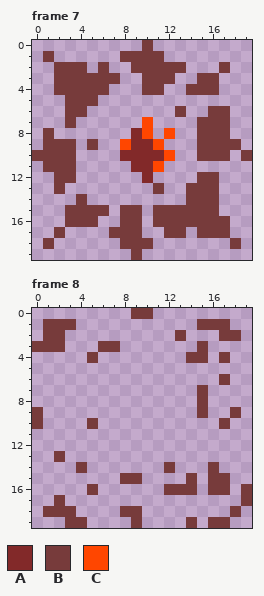
Pixel-art file -- Player/jetpacker.aseprite. Above is the file before it was changed.
20x20 pixels, 9 frames. Shown: frame 7, frame 8. The commit also changed other frames, which this record leaves out.
Visible layers, top first: "Layer 1", "jetpack".
Palette (. is transparent): A #822929  B #773b3b  C #ff4600
Pixels before, frame 7, first column x 0:
 0 ..........B.........
 1 .B......BBBB........
 2 ..BBB.B..BBBBB...B..
 3 ..BBBBBB..BBB..BB...
 4 ..BBBBB...BB..BBB...
 5 ...BBB..............
 6 ...BB........B..BB..
 7 ...B......C....BBB..
 8 .B.......AC.C..BBB..
 9 .BBB.B..CAAC...BBBB.
10 BBBB....AAAAC..BBB.B
11 .BBB.....AAC........
12 ..BB......A....BB...
13 ..B........B..BBB...
14 ....B.........BBB...
15 ...BBBB.BB.BBBBBB...
16 ...BBB..BB.BBBBBBB..
17 ..B....BBB..BB.BBB..
18 .B......BBB.......B.
19 .........B..........
Pixels before, frame 8, first column x 0:
 0 .........BB.........
 1 .BBB...........BBB..
 2 .BB..........B...BB.
 3 BBB...BB.......B....
 4 .....B........BB.B..
 5 ....................
 6 .................B..
 7 ...............B....
 8 ...............B....
 9 B..............B..B.
10 B....B...........B..
11 ....................
12 ....................
13 ..B.................
14 ....B.......B...B...
15 ........BB....B.BB..
16 .....B......BBB.BB.B
17 ..B................B
18 .BBB....BB........B.
19 ...BB....B....B.BB..
Now the later version:
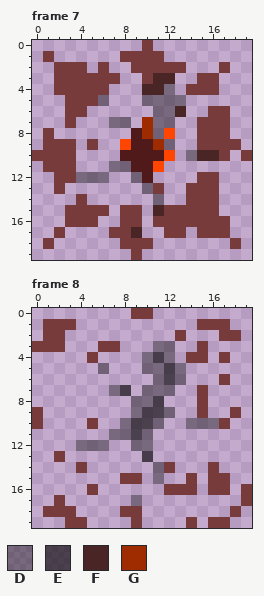
Colours new in this view: D #00000061  E #0000009d  F #4a2525  G #9e2c00
Diff:
Colour A changes from #822929 to #511a1a.
Frame 7, layer "Layer 1":
The edit adds colour D in row 4 at x 12; in row 5 at x 6 and 10 to 13; in row 6 at x 11 to 12; in row 7 at x 7 to 8 and 11 to 12; in row 8 at x 11; in row 9 at x 12.
The edit adds colour D in row 10 at x 14; in row 11 at x 7 to 8; in row 12 at x 4 to 6 and 9; in row 13 at x 10; in row 14 at x 11.
Colour B gives way to colour F in row 3 at x 11 to 12; in row 4 at x 10 to 11; in row 6 at x 13; in row 10 at x 15 to 16; in row 15 at x 11; in row 17 at x 9.
Colour C gives way to colour G in rows 7 to 8 at x 10; in row 9 at x 11.
Frame 8, layer "Layer 1":
The edit adds colour D in row 3 at x 11 to 12; in row 4 at x 10 and 12; in row 5 at x 6, 10 to 11 and 13; in row 6 at x 11 and 13; in row 7 at x 7 and 10 to 12; in row 8 at x 9 to 10.
The edit adds colour D in row 9 at x 9 and 12; in row 10 at x 8, 11 and 14 to 16; in row 11 at x 7 to 8 and 10; in row 12 at x 4 to 6 and 9 to 10; in rows 14 to 15 at x 11; in row 17 at x 9.
The edit adds colour E in row 4 at x 11; in rows 5 to 6 at x 12; in row 7 at x 8; in row 8 at x 11; in row 9 at x 10 to 11; in row 10 at x 9 to 10.
The edit adds colour E in row 11 at x 9; in row 13 at x 10.
Where, in picture pixels (left, top, right, bottom), the same in both pictures:
changed: (76, 73, 219, 238)
added: (76, 341, 219, 506)
